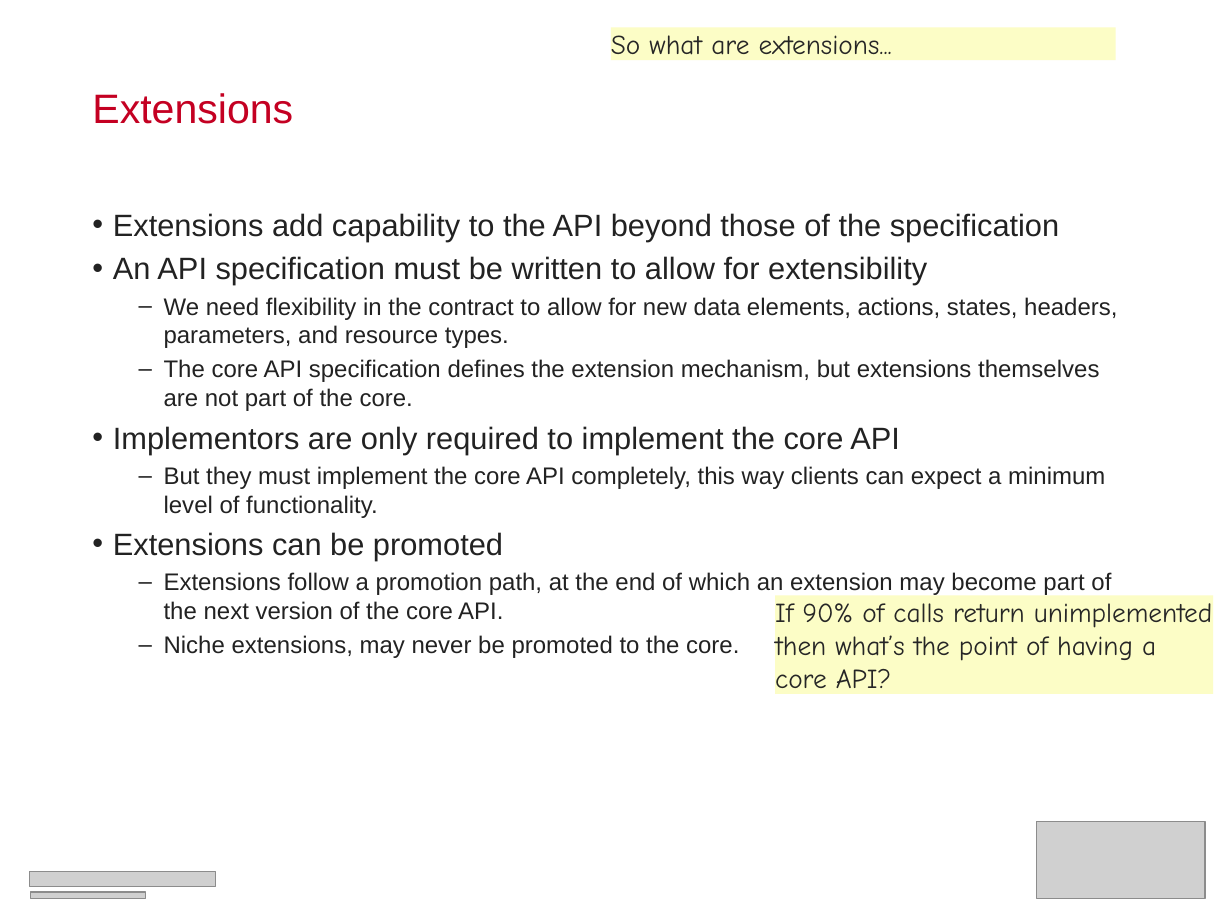
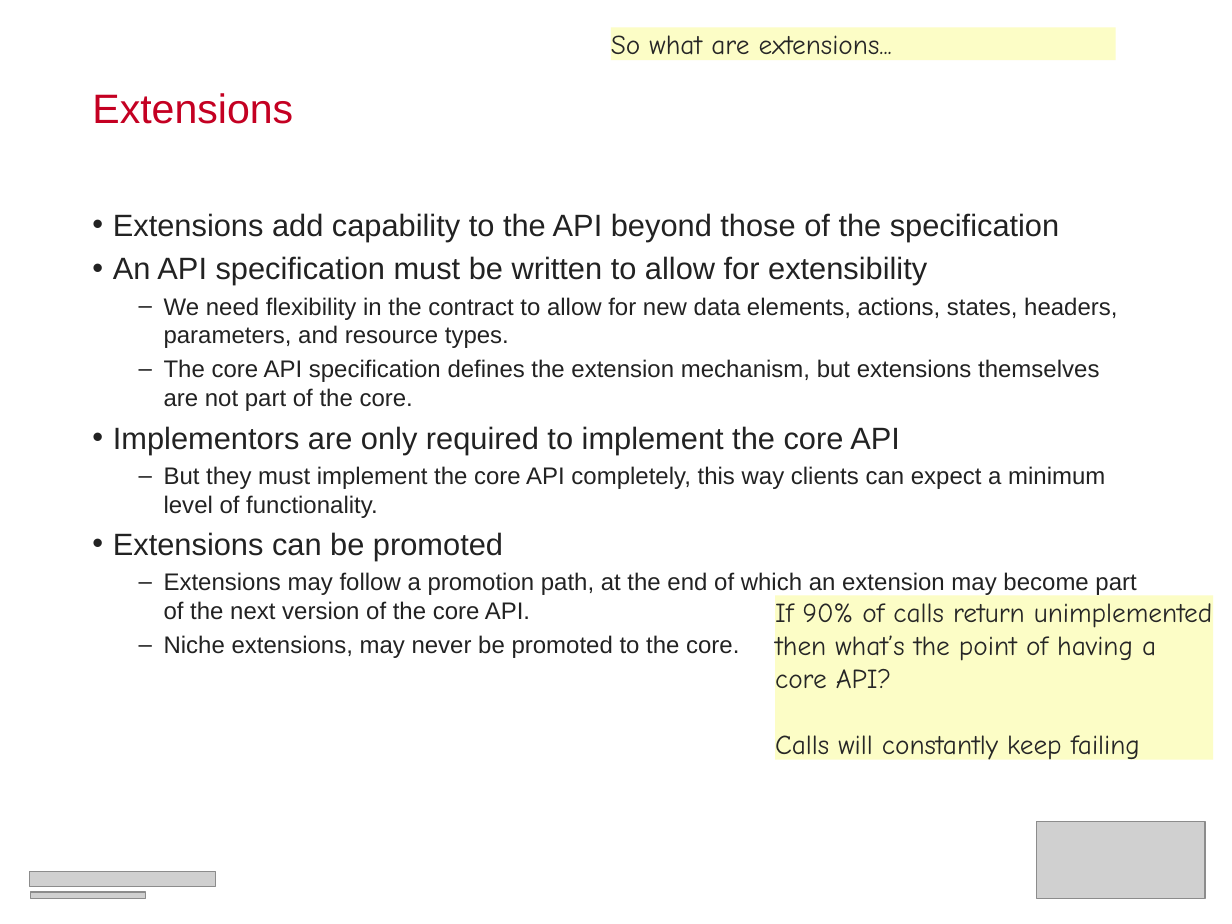
Before and after one commit to RackerWilliams/OpenStack-Extensions, a slide deck: slide 9 of Extensions.ppt. Drawn at 1232x924 pixels with LibreOffice and Linux fonts; fonts in the diff are those of the drawing; grey boxes stand for pictures. Boxes give left, top, right and bottom in pixels: in the first picture for what was removed or moved away, otherwise in the second. Text is boxed around its words. In the diff, an @@ line names an element or a change of style, - is before the commit and + after.

```diff
--- a/Extensions.ppt
+++ b/Extensions.ppt
@@ text at [164,572,1136,620]: text changed @@
-  – Extensions follow a promotion path, at the end of which an extension may become part of the next version of the core API.
+  – Extensions may follow a promotion path, at the end of which an extension may become part of the next version of the core API.
@@ rectangle "If 90% of calls return ...": place and size @@
-rectangle "If 90% of calls return ..." at [775,595,1214,694]
+rectangle "If 90% of calls return ..." at [775,595,1214,759]
@@ text in rectangle at [775,735,1140,763]: paragraph added @@
+Calls will constantly keep failing
```
Also in this commit, not shown: 16 other slides changed, 3 slides added, 12 slides removed.
